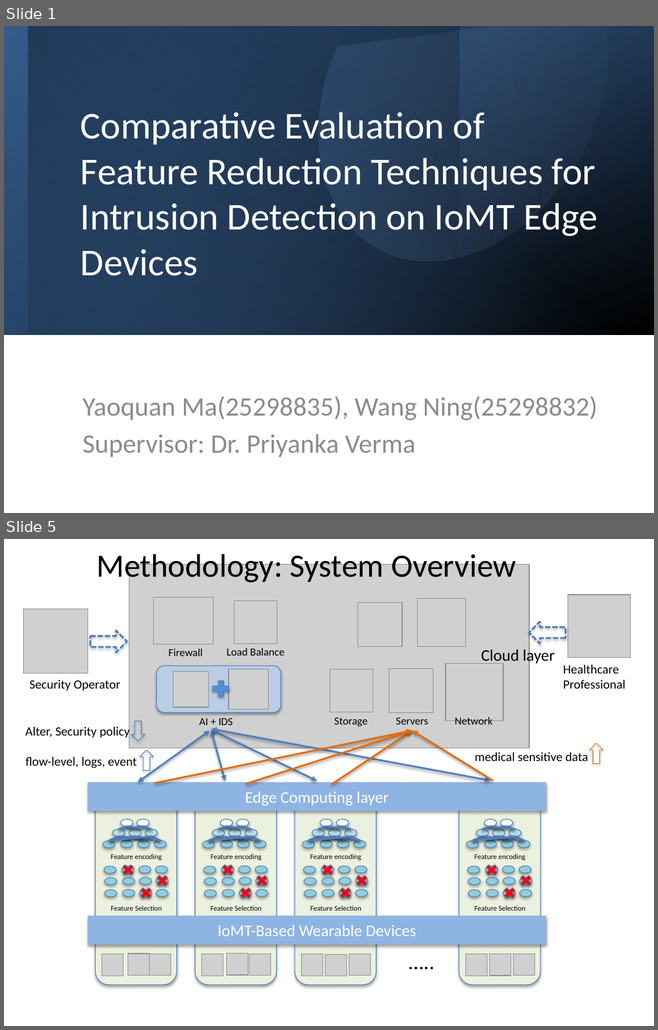
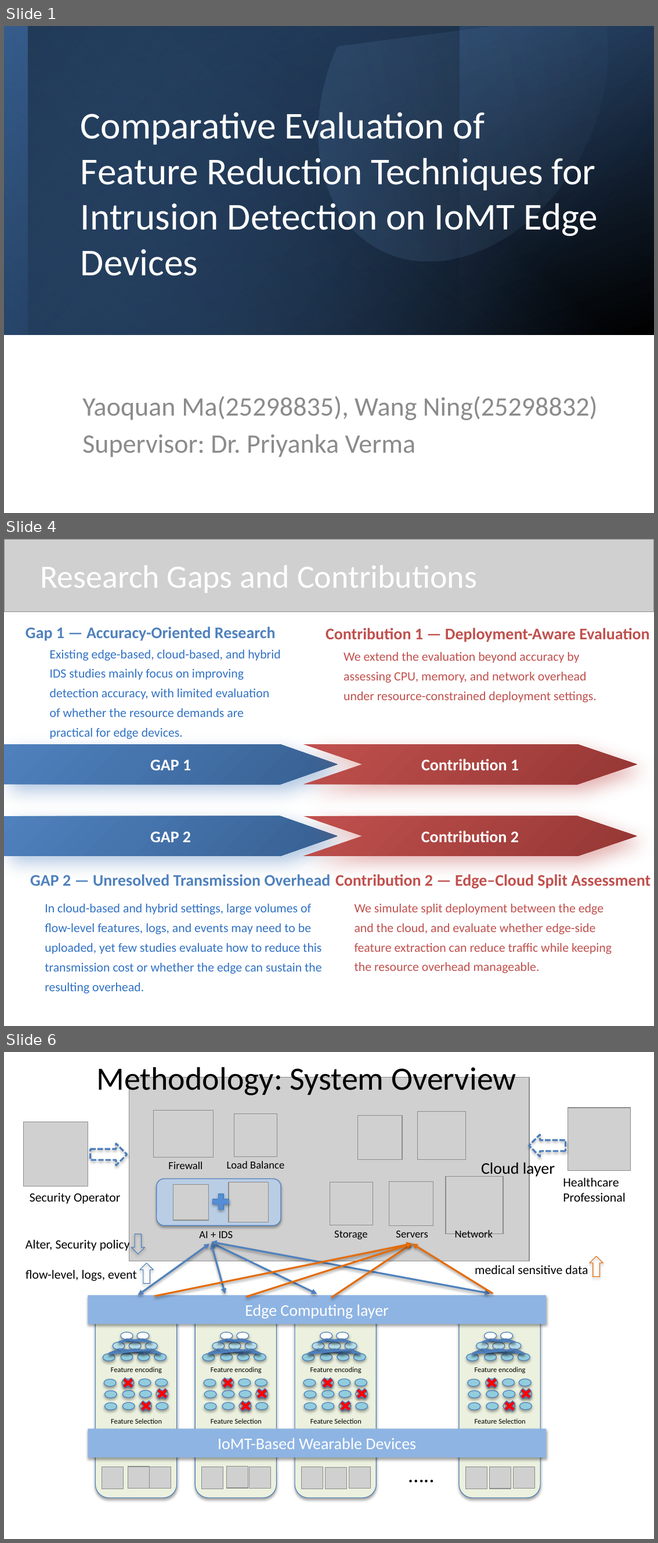
Before and after one commit to YMa10-ACS/Edge-IDS-Framework, a slide deck: Presentation/IoMT_IDS_Presentation.pptx. Shown one above the other, each under a label of ours: slides 1 and 5 before the commit, slides 1, 4 and 6 after it; the slides between them are not shown. The pictures are 658x1030 and 658x1543 pixels, drawn with LibreOffice and Linux fonts; fonts in the diff are those of the drawing; grey boxes stand for pictures. Boxes give left, top, right and bottom in pixels: in the first picture for what was removed or moved away, otherwise in the second. Text is boxed around its words. In the diff, an @@ line names an element or a change of style, - is before the commit and + after.

```diff
--- a/Presentation/IoMT_IDS_Presentation.pptx
+++ b/Presentation/IoMT_IDS_Presentation.pptx
@@ slide 4 added at [4, 539, 654, 1026], background #FFFFFF @@
@@ picture added at [4, 539, 654, 611] @@
@@ text added at [41, 565, 477, 593], 36 pt, text #FFFFFF @@
+Research Gaps and Contributions
@@ text added at [325, 628, 649, 642], 18 pt, text #C0504D, bold @@
+Contribution 1 — Deployment-Aware Evaluation
@@ group added at [4, 627, 637, 784]: 3 texts, 2 freeform shapes @@
+GAP 1
+Gap 1 — Accuracy-Oriented Research
+Existing edge-based, cloud-based, and hybrid IDS studies mainly focus on improving detection accuracy, with limited evaluation of whether the resource demands are practical for edge devices.
+Contribution 1
+We extend the evaluation beyond accuracy by assessing CPU, memory, and network overhead under resource-constrained deployment settings.
@@ text added at [335, 874, 650, 889], 18 pt, text #C0504D, bold @@
+Contribution 2 — Edge–Cloud Split Assessment
@@ group added at [4, 816, 637, 994]: 3 texts, 2 freeform shapes @@
+GAP 2
+GAP 2 — Unresolved Transmission Overhead
+In cloud-based and hybrid settings, large volumes of flow-level features, logs, and events may need to be uploaded, yet few studies evaluate how to reduce this transmission cost or whether the edge can sustain the resulting overhead.
+Contribution 2
+We simulate split deployment between the edge and the cloud, and evaluate whether edge-side feature extraction can reduce traffic while keeping the resource overhead manageable.
@@ what was slide 5 is now slide 6 @@
```
Also in this commit, not shown: 5 slides changed, 5 other slides added, 5 slides removed, 1 other file.
